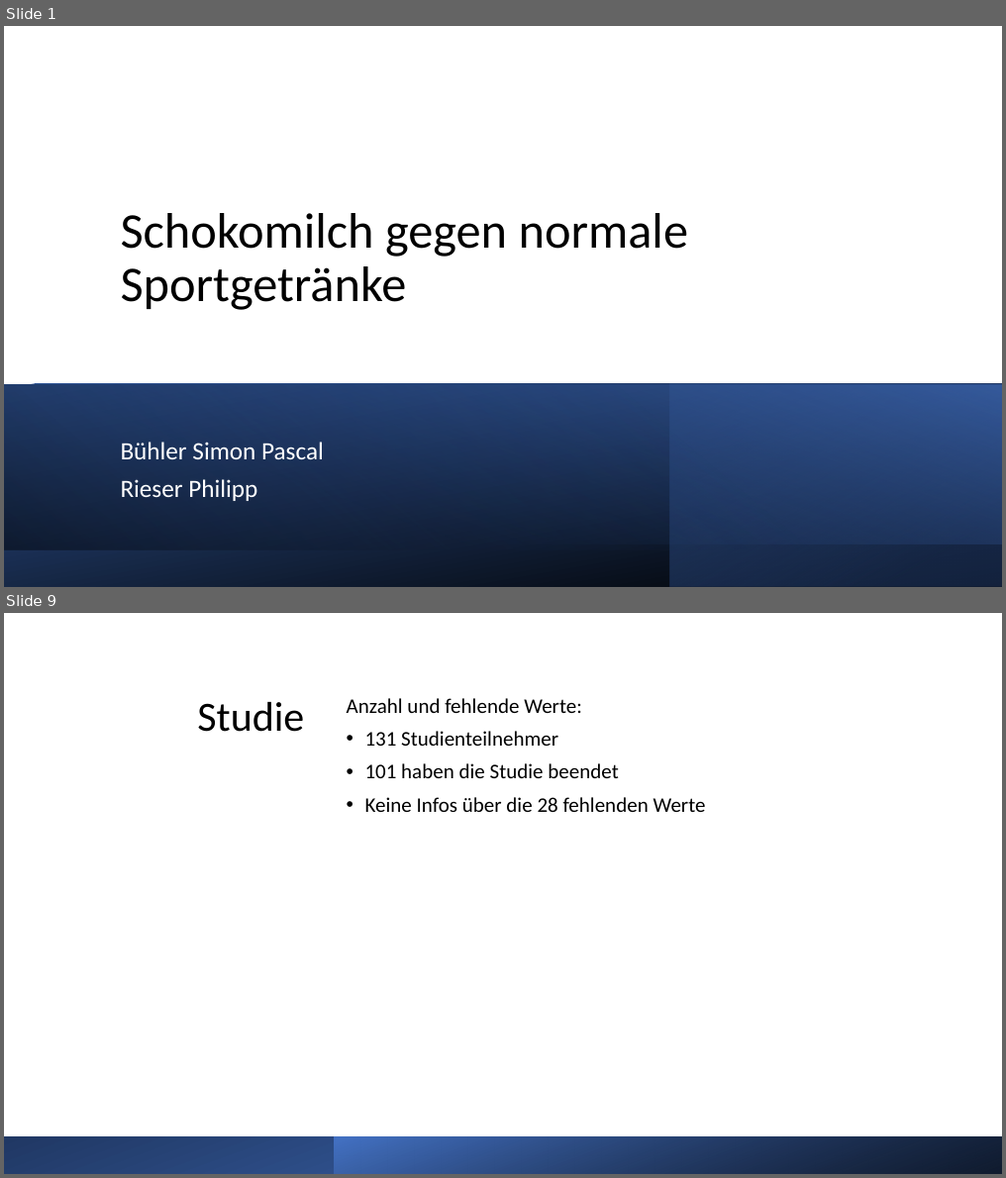
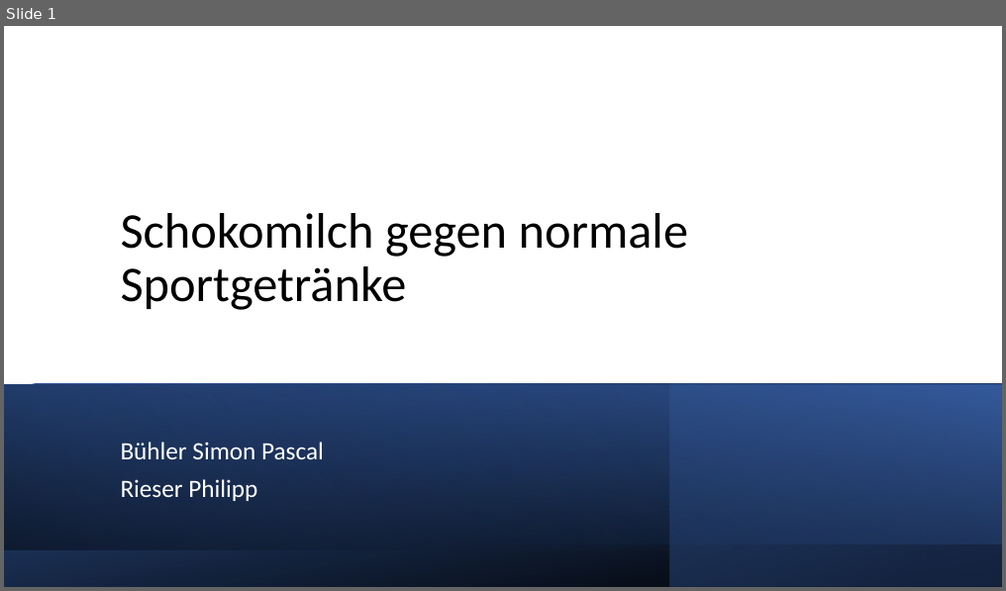
Before and after one commit to buehlpa/ChocolateMilkStudy, a slide deck: pp.pptx. Shown one above the other, each under a label of ours: slides 1 and 9 before the commit, slide 1 after it; the slides between them are not shown. The pictures are 1006x1178 and 1006x591 pixels, drawn with LibreOffice and Linux fonts; fonts in the diff are those of the drawing. Boxes give left, top, right and bottom in pixels: in the first picture for what was removed or moved away, otherwise in the second. Text is boxed around its words. In the diff, an @@ line names an element or a change of style, - is before the commit and + after.

```diff
--- a/pp.pptx
+++ b/pp.pptx
@@ slide 9 removed at [4, 613, 1002, 1174], background #FFFFFF @@
@@ text removed at [347, 698, 706, 812] @@
-Anzahl und fehlende Werte:
-• 131 Studienteilnehmer
-• 101 haben die Studie beendet
-• Keine Infos über die 28 fehlenden Werte
@@ title removed at [197, 702, 304, 732] @@
-Studie
@@ rectangle removed at [4, 1137, 1002, 1174] @@
@@ rectangle removed at [335, 1137, 1002, 1174] @@
```
Also in this commit, not shown: 8 slides changed, 8 slides added, 3 other slides removed, 5 other files.
